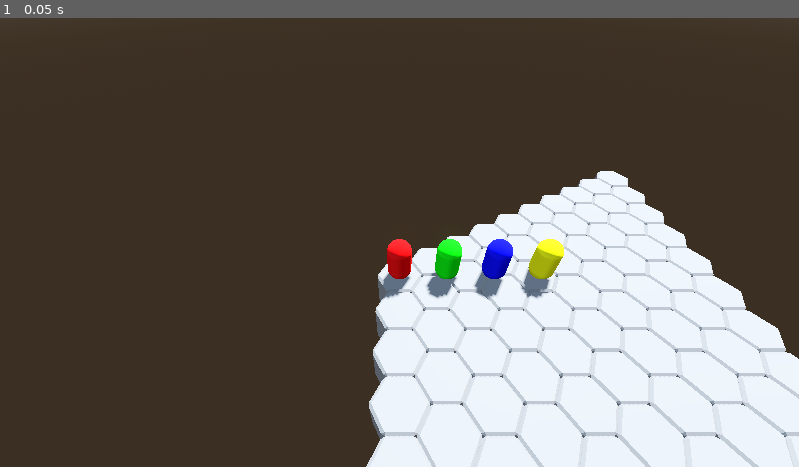
Above: before the commit, frame 1.
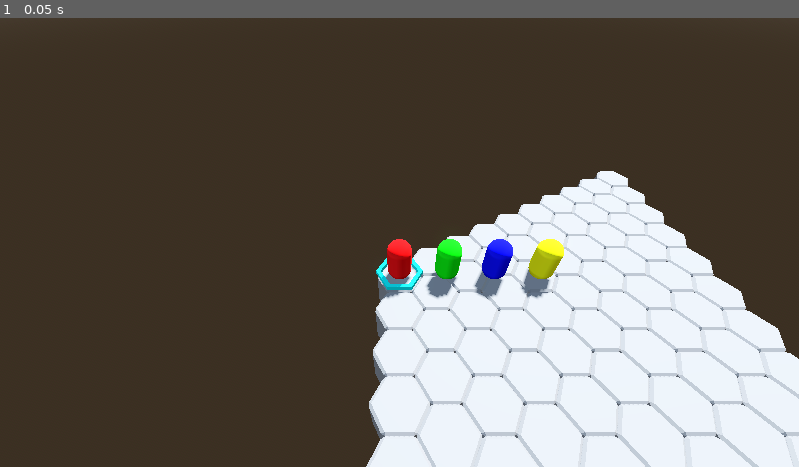
Above: after the commit, the same moment.

Repository: GuSoder/mini-turn-client
Game: Godot game, scene res://scenes/client1.tscn
Two runs of this game, one before a commit and one after it. Both use one fixed random seed, a clock stepped at 60 frames per second and the inputs below. This scene is started directly instead of the project's main scene.
Inputs:
- Up to frame 1 (0.05 s): no input

The runs differ from the first frame. In frame 1, 0.1% of the frame differs, in the area x 47-53%, y 53-62%.

Commit message:
added hover marker

Diff:
--- /dev/null
+++ b/materials/light_blue.tres
@@ -0,0 +1,4 @@
+[gd_resource type="StandardMaterial3D" format=3 uid="uid://dfo6ed0j18ikt"]
+
+[resource]
+albedo_color = Color(0, 1, 1, 1)
--- a/scenes/client1.tscn
+++ b/scenes/client1.tscn
@@ -1,9 +1,11 @@
-[gd_scene load_steps=5 format=3 uid="uid://v3khqkfoffuc"]
+[gd_scene load_steps=7 format=3 uid="uid://v3khqkfoffuc"]
 
 [ext_resource type="Script" uid="uid://c0qnnn2aga361" path="res://scripts/client.gd" id="1_2oaby"]
 [ext_resource type="PackedScene" uid="uid://bve05q6f20fac" path="res://scenes/grid.tscn" id="2_b23ep"]
 [ext_resource type="PackedScene" uid="uid://cusvek01dh7yc" path="res://scenes/players.tscn" id="3_7sc05"]
 [ext_resource type="PackedScene" uid="uid://ck4q5unpj0kjx" path="res://scenes/rendering.tscn" id="4_7sc05"]
+[ext_resource type="ArrayMesh" uid="uid://qbqk318i3m7o" path="res://objects/hex_ring.obj" id="5_k0yc7"]
+[ext_resource type="Material" uid="uid://dfo6ed0j18ikt" path="res://materials/light_blue.tres" id="5_o2qwl"]
 
 [node name="Client" type="Node3D"]
 script = ExtResource("1_2oaby")
@@ -13,3 +15,7 @@
 [node name="Players" parent="." instance=ExtResource("3_7sc05")]
 
 [node name="Rendering" parent="." instance=ExtResource("4_7sc05")]
+
+[node name="HoverMark" type="MeshInstance3D" parent="."]
+material_override = ExtResource("5_o2qwl")
+mesh = ExtResource("5_k0yc7")
--- a/scenes/client2.tscn
+++ b/scenes/client2.tscn
@@ -1,9 +1,11 @@
-[gd_scene load_steps=5 format=3 uid="uid://cqoi8xafbf0la"]
+[gd_scene load_steps=7 format=3 uid="uid://cqoi8xafbf0la"]
 
 [ext_resource type="Script" uid="uid://c0qnnn2aga361" path="res://scripts/client.gd" id="1_uj3pq"]
 [ext_resource type="PackedScene" uid="uid://bve05q6f20fac" path="res://scenes/grid.tscn" id="2_x1b1h"]
 [ext_resource type="PackedScene" uid="uid://cusvek01dh7yc" path="res://scenes/players.tscn" id="3_iwwvi"]
 [ext_resource type="PackedScene" uid="uid://ck4q5unpj0kjx" path="res://scenes/rendering.tscn" id="4_x1b1h"]
+[ext_resource type="Material" uid="uid://dfo6ed0j18ikt" path="res://materials/light_blue.tres" id="5_7q5pk"]
+[ext_resource type="ArrayMesh" uid="uid://qbqk318i3m7o" path="res://objects/hex_ring.obj" id="6_5pwkw"]
 
 [node name="Client" type="Node3D"]
 script = ExtResource("1_uj3pq")
@@ -14,3 +16,7 @@
 [node name="Players" parent="." instance=ExtResource("3_iwwvi")]
 
 [node name="Rendering" parent="." instance=ExtResource("4_x1b1h")]
+
+[node name="HoverMark" type="MeshInstance3D" parent="."]
+material_override = ExtResource("5_7q5pk")
+mesh = ExtResource("6_5pwkw")
--- a/scenes/client3.tscn
+++ b/scenes/client3.tscn
@@ -1,9 +1,11 @@
-[gd_scene load_steps=5 format=3 uid="uid://bp3pg60u7q5ho"]
+[gd_scene load_steps=7 format=3 uid="uid://bp3pg60u7q5ho"]
 
 [ext_resource type="Script" uid="uid://c0qnnn2aga361" path="res://scripts/client.gd" id="1_80h0y"]
 [ext_resource type="PackedScene" uid="uid://bve05q6f20fac" path="res://scenes/grid.tscn" id="2_4m2cd"]
 [ext_resource type="PackedScene" uid="uid://cusvek01dh7yc" path="res://scenes/players.tscn" id="3_0t5m2"]
 [ext_resource type="PackedScene" uid="uid://ck4q5unpj0kjx" path="res://scenes/rendering.tscn" id="4_4m2cd"]
+[ext_resource type="Material" uid="uid://dfo6ed0j18ikt" path="res://materials/light_blue.tres" id="5_0lsi5"]
+[ext_resource type="ArrayMesh" uid="uid://qbqk318i3m7o" path="res://objects/hex_ring.obj" id="6_yohaj"]
 
 [node name="Client" type="Node3D"]
 script = ExtResource("1_80h0y")
@@ -14,3 +16,7 @@
 [node name="Players" parent="." instance=ExtResource("3_0t5m2")]
 
 [node name="Rendering" parent="." instance=ExtResource("4_4m2cd")]
+
+[node name="HoverMark" type="MeshInstance3D" parent="."]
+material_override = ExtResource("5_0lsi5")
+mesh = ExtResource("6_yohaj")
--- a/scenes/client4.tscn
+++ b/scenes/client4.tscn
@@ -1,9 +1,11 @@
-[gd_scene load_steps=5 format=3 uid="uid://cvbafb1qg6pnt"]
+[gd_scene load_steps=7 format=3 uid="uid://cvbafb1qg6pnt"]
 
 [ext_resource type="Script" uid="uid://c0qnnn2aga361" path="res://scripts/client.gd" id="1_4nosx"]
 [ext_resource type="PackedScene" uid="uid://bve05q6f20fac" path="res://scenes/grid.tscn" id="2_g72ii"]
 [ext_resource type="PackedScene" uid="uid://cusvek01dh7yc" path="res://scenes/players.tscn" id="3_jiwu0"]
 [ext_resource type="PackedScene" uid="uid://ck4q5unpj0kjx" path="res://scenes/rendering.tscn" id="4_g72ii"]
+[ext_resource type="Material" uid="uid://dfo6ed0j18ikt" path="res://materials/light_blue.tres" id="5_rjf81"]
+[ext_resource type="ArrayMesh" uid="uid://qbqk318i3m7o" path="res://objects/hex_ring.obj" id="6_lj136"]
 
 [node name="Client" type="Node3D"]
 script = ExtResource("1_4nosx")
@@ -14,3 +16,7 @@
 [node name="Players" parent="." instance=ExtResource("3_jiwu0")]
 
 [node name="Rendering" parent="." instance=ExtResource("4_g72ii")]
+
+[node name="HoverMark" type="MeshInstance3D" parent="."]
+material_override = ExtResource("5_rjf81")
+mesh = ExtResource("6_lj136")
Not shown, added: objects/hex_ring.obj
